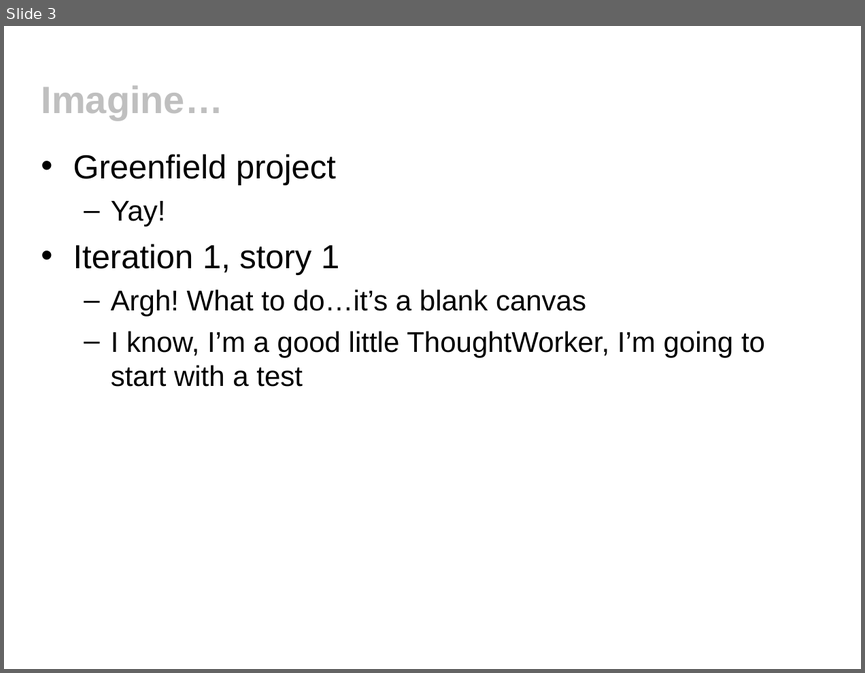
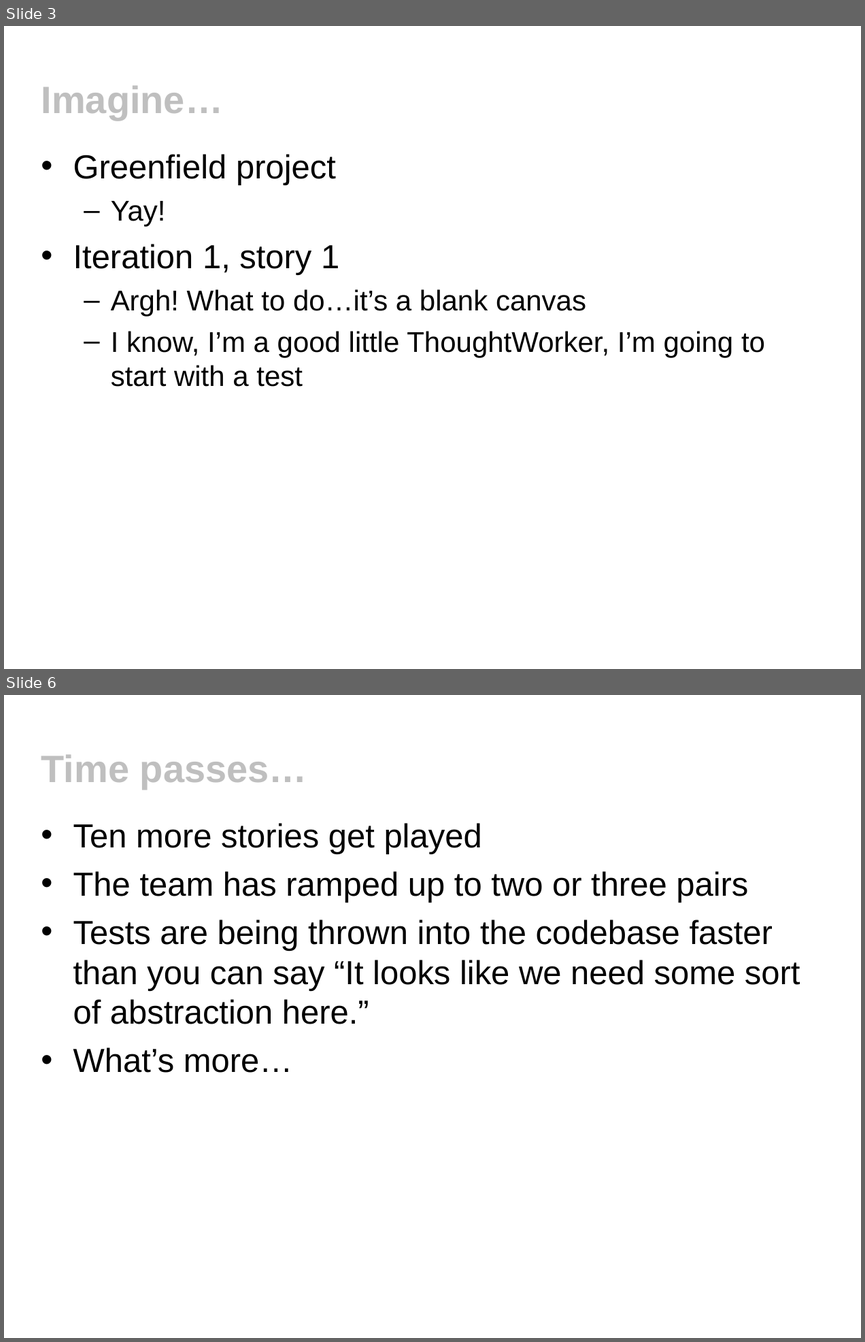
Before and after one commit to tobyclemson/test-data-generation-and-verification-presentation, a slide deck: test-data-generation-and-verification.ppt. Shown one above the other, each under a label of ours: slide 3 before the commit, slides 3 and 6 after it; the slides between them are not shown. The pictures are 865x673 and 865x1342 pixels, drawn with LibreOffice and Linux fonts; fonts in the diff are those of the drawing; background and template pictures are left out. Boxes give left, top, right and bottom in pixels: in the first picture for what was removed or moved away, otherwise in the second. Text is boxed around its words. In the diff, an @@ line names an element or a change of style, - is before the commit and + after.

```diff
--- a/test-data-generation-and-verification.ppt
+++ b/test-data-generation-and-verification.ppt
@@ slide 6 added at [4,695,861,1338], background #FFFFFF @@
@@ title added at [41,755,307,789], 32 pt, text #BFBFBF, bold @@
+Time passes…
@@ text added at [73,823,800,1072], 28 pt, text #000000 @@
+• Ten more stories get played
+• The team has ramped up to two or three pairs
+• Tests are being thrown into the codebase faster than you can say “It looks like we need some sort of abstraction here.”
+• What’s more…
```
Also in this commit, not shown: 1 slide changed, 2 other slides added, 6 other files.
